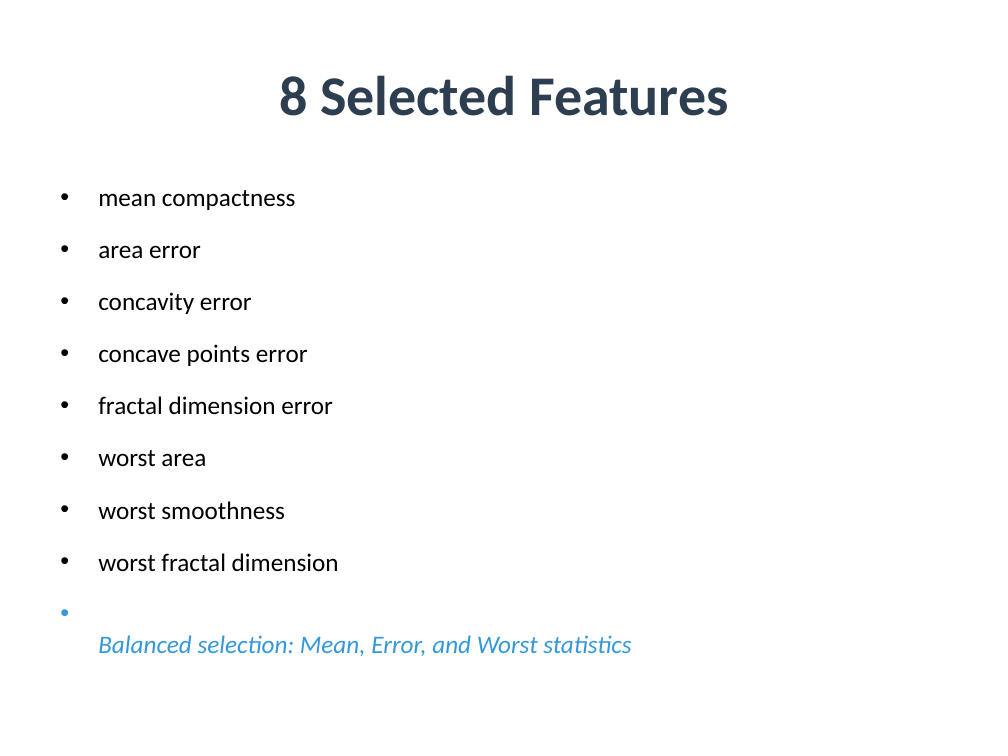
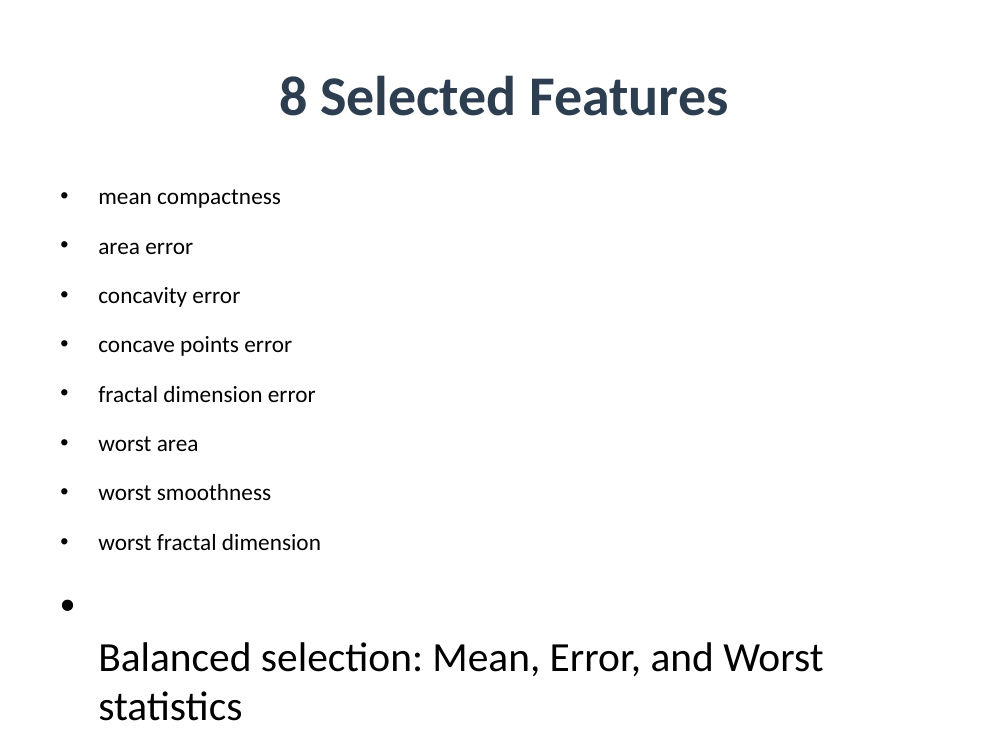
Before and after one commit to amine-dubs/dio-optimization, a slide deck: slide 10 of Presentation/DIO_Research_Presentation.pptx. Drawn at 1008x756 pixels with LibreOffice and Linux fonts; fonts in the diff are those of the drawing. Boxes give left, top, right and bottom in pixels: in the first picture for what was removed or moved away, otherwise in the second. Text is boxed around its words. In the diff, an @@ line names an element or a change of style, - is before the commit and + after.

```diff
--- a/Presentation/DIO_Research_Presentation.pptx
+++ b/Presentation/DIO_Research_Presentation.pptx
@@ text "mean compactness" at [98,189,823,676]: size 18 to 16.6 pt in "mean compactness", "area error", "concavity error", "concave points error" and 4 more places; size 18 to 29.6 pt, text colour #3498DB to #000000, italic off in "Balanced selection: Mean, Error, and Worst statistics"; more space between paragraphs @@
```
Also in this commit, not shown: 5 other slides changed, 1 other file.
